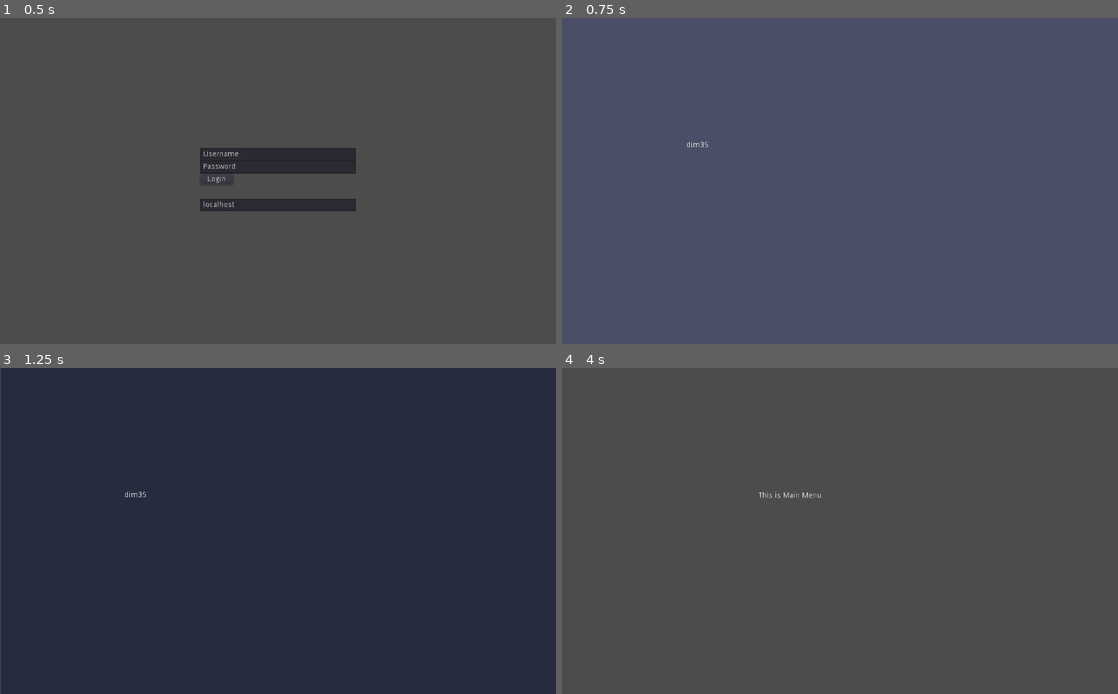
Above: before the commit, frames 1-4 (two rows, left to right).
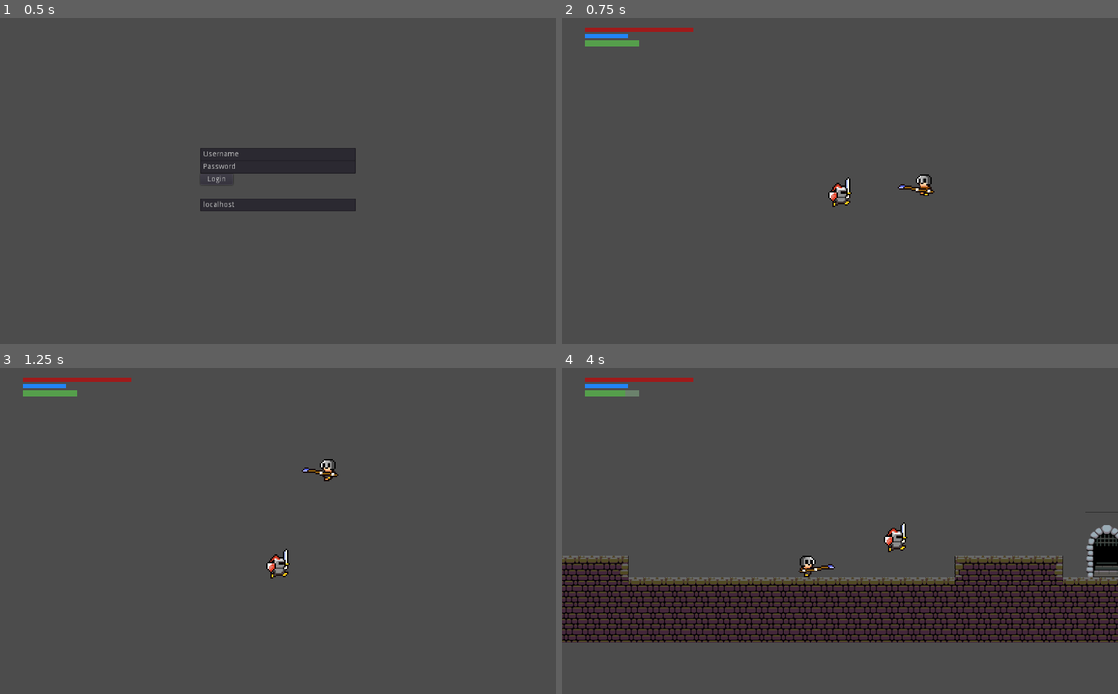
Above: after the commit, the same moments.

Repository: dim35/CEN3031-Project
Game: Godot game, scene res://screens/login_screen/login_screen.tscn
Two runs of this game, one before a commit and one after it. Both use one fixed random seed, a clock stepped at 60 frames per second and the inputs below.
Inputs:
- Up to frame 1 (0.5 s): no input
- Up to frame 2 (0.75 s): click "Login" at 0.5 s
- Up to frame 3 (1.25 s): no input
- Up to frame 4 (4 s): hold D (move_right) 1.28-2.03 s; hold Space (ui_select) 1.28-2.03 s; tap Up (jump) at 1.52, 2.27, 3.77 s; hold A (move_left) 2.03-2.78 s; tap X (attack) at 2.1 s; tap Space (ui_select) at 2.3, 3.6 s; hold Space (ui_select) 2.78-3.53 s; hold D (move_right) from 2.78 s (still down)

Frame 1 is identical in both runs. In frame 2, 100% of the frame differs, in the area x 0-100%, y 0-100%; in frame 3, 100%; in frame 4, 24%.

Commit message:
login to game to end

Diff:
--- a/screens/login_screen/login_screen.gd
+++ b/screens/login_screen/login_screen.gd
@@ -18,5 +18,7 @@
 
 	# do authentication here
 
-	get_tree().change_scene_to(next_scene)
+	var my_scene = load("res://environment_scenes/World.tscn")
+	get_tree().change_scene_to(my_scene)
+
 	queue_free()
--- /dev/null
+++ b/screens/main_menu_screen/main_menu_screen.gd
@@ -0,0 +1,15 @@
+extends Node2D
+
+# class member variables go here, for example:
+# var a = 2
+# var b = "textvar"
+
+func _ready():
+	# Called every time the node is added to the scene.
+	# Initialization here
+	pass
+
+func _process(delta):
+	if Input.is_action_pressed("ui_select"):
+		var my_scene = load("res://environment_scenes/World.tscn")
+		get_tree().change_scene_to(my_scene)
--- a/screens/main_menu_screen/main_menu_screen.tscn
+++ b/screens/main_menu_screen/main_menu_screen.tscn
@@ -1,6 +1,10 @@
-[gd_scene format=2]
+[gd_scene load_steps=2 format=2]
+
+[ext_resource path="res://screens/main_menu_screen/main_menu_screen.gd" type="Script" id=1]
 
 [node name="Node2D" type="Node2D" index="0"]
+
+script = ExtResource( 1 )
 
 [node name="Label" type="Label" parent="." index="0"]
 
